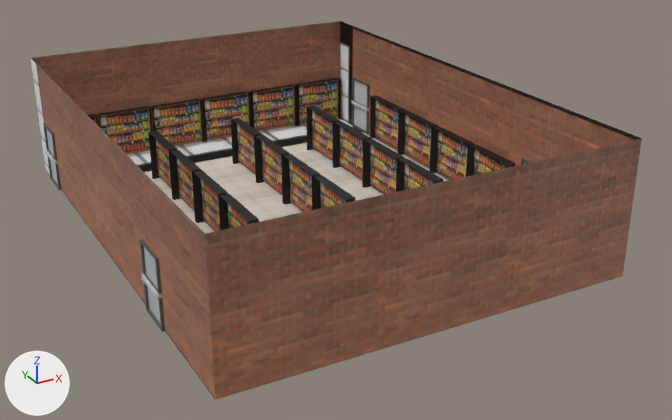
An edit to the glTF model Level/Main_Scene.glb, drawn before and after from the same camera.
Camera for both pictures: a 50 mm lens placed at (-11.88, -24.15, 11.96), pointed at (0.76, -1.17, 0.47). The axes (+X, +Y, +Z) are drawn at lower left. The lights are the same throughout. Where no turn or scale is listed for an object, it has been applied to the vertices. Vertices at the same position are counted once.

The first picture shows 'Building', 'Shelf.006', 'Shelf.007', 'Shelf.010', 'Shelf.014', 'Shelf.015', 'Shelf.018', 'Shelf.022', 'Shelf.023', 'Shelf.024', 'Shelf.025', 'Shelf.026'.
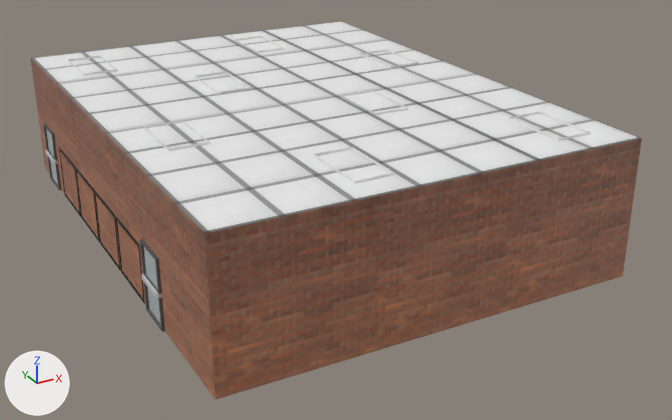
Changed parts and their boxes (x1, y1, x2, y2) in the pictures (672 x 420 px):
'Lights.014', added: after (314, 147, 395, 184)
'Lights.016', added: after (509, 112, 590, 141)
'Lights.009', added: after (144, 120, 210, 151)
'Lights.011', added: after (340, 90, 408, 115)
'Lights.005', added: after (195, 72, 252, 94)
'Lights.008', added: after (360, 49, 419, 68)
'Lights.006', added: after (68, 56, 118, 76)
'Lights.002', added: after (234, 36, 285, 53)
part 1 of me_cube_034, added: after (31, 21, 641, 234)
part 2 of me_cube_034, surface changed: before (31, 21, 641, 305); after (31, 59, 205, 305)
'Shelf.023', unchanged, covered by the edit: before (152, 99, 205, 144)
'Shelf.022', unchanged, covered by the edit: before (98, 106, 153, 152)
'Shelf.025', unchanged, covered by the edit: before (250, 85, 297, 130)
'Shelf.024', unchanged, covered by the edit: before (202, 91, 252, 142)

The change, as a list of edits to the scene's bpy script:
```text
Add img_lightstextures:
    img_lightstextures = load_image('LightsTextures', '_unpacked/LightsTextures', 1024, 1024, 'sRGB')
Add mat_material_003:
    mat_material_003 = principled_material('Material.003')
    mat_material_003.texture = img_lightstextures
Change me_cube_034:
    used by ob_building; location = (-5.9, 0.0, 2.0)
    verts and faces of me_cube_034; kept vertices keep their numbers, new ones are numbered from 24
    before: 1 (-0.1, -8.0, 2.0) at pixel (205, 233), 3 (-0.1, 8.0, 2.0) at pixel (30, 57), 5 (11.9, -8.0, 2.0) at pixel (641, 138), 7 (11.9, 8.0, 2.0) at pixel (340, 20)
    remove me_cube_034.from_pydata(...)  # 24 vertices, 30 faces; spans x -0.1..11.9, y -8.0..8.0, z -2.0..2.0
    add me_cube_034.from_pydata(...)  # 24 vertices, 32 faces; spans x -0.1..11.9, y -8.0..8.0, z -2.0..2.0
    me_cube_034 part 1
    add faces += [(1, 3, 5), (3, 7, 5)]
    me_cube_034 part 2: 20 kept faces spanning x -0.1..11.9, y -8.0..8.0, z -2.0..2.0 get new texture (UV) coordinates
Add me_cube_073:
    me_cube_073.from_pydata(...)  # 8 vertices, 10 faces; spans x -0.54..0.54, y -1.0..1.0, z -0.1..0.1
    me_cube_073.materials.append(mat_material_003)  # picture img_lightstextures
Add ob_lights_016:
    ob_lights_016 = bpy.data.objects.new('Lights.016', me_cube_073)
    ob_lights_016.location = (4.51, -6.13, 3.97)
Add ob_lights_014:
    ob_lights_014 = bpy.data.objects.new('Lights.014', me_cube_073.copy())
    ob_lights_014.location = (-1.5, -6.13, 3.97)
Add ob_lights_011:
    ob_lights_011 = bpy.data.objects.new('Lights.011', me_cube_073.copy())
    ob_lights_011.location = (1.51, -2.05, 3.97)
Add ob_lights_009:
    ob_lights_009 = bpy.data.objects.new('Lights.009', me_cube_073.copy())
    ob_lights_009.location = (-4.46, -2.05, 3.97)
Add ob_lights_008:
    ob_lights_008 = bpy.data.objects.new('Lights.008', me_cube_073.copy())
    ob_lights_008.location = (4.51, 1.95, 3.97)
Add ob_lights_005:
    ob_lights_005 = bpy.data.objects.new('Lights.005', me_cube_073.copy())
    ob_lights_005.location = (-1.5, 1.94, 3.97)
Add ob_lights_002:
    ob_lights_002 = bpy.data.objects.new('Lights.002', me_cube_073.copy())
    ob_lights_002.location = (1.51, 5.9, 3.97)
Add ob_lights_006:
    ob_lights_006 = bpy.data.objects.new('Lights.006', me_cube_073.copy())
    ob_lights_006.location = (-4.46, 5.9, 3.97)
```
